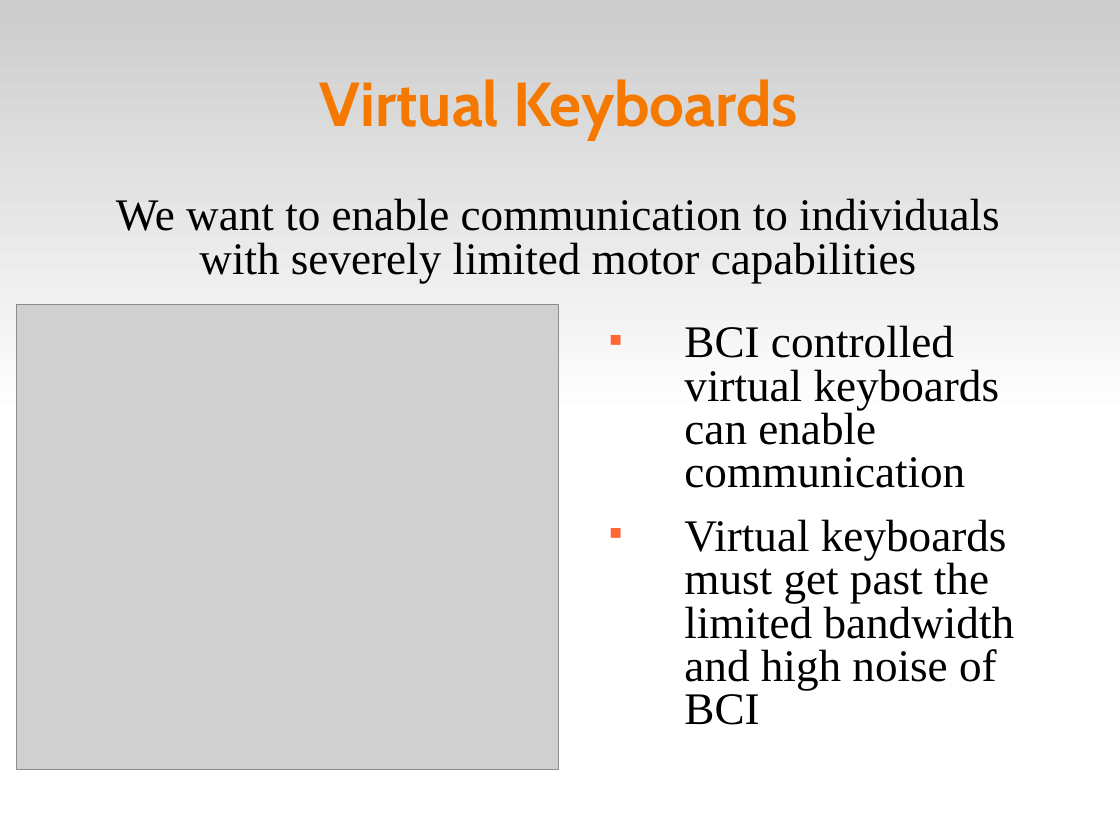
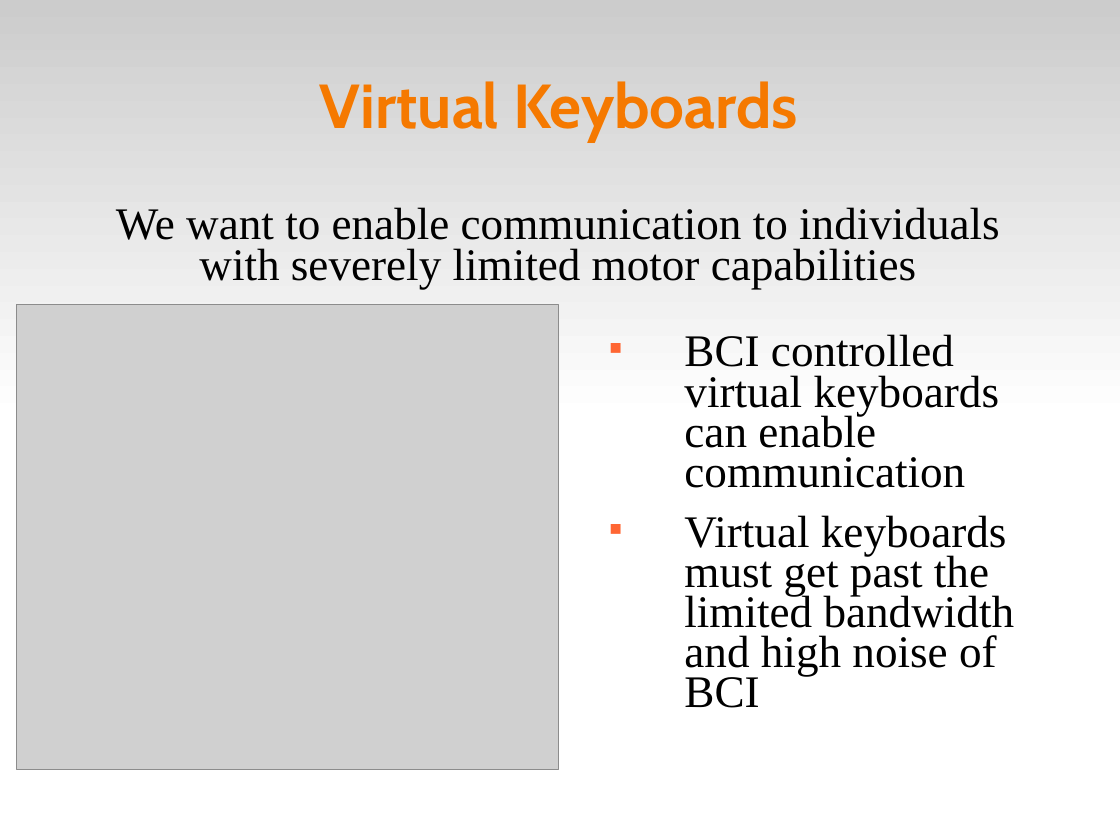
Before and after one commit to abdullah38rcc/BCI-Virtual-Keyboard, a slide deck: slide 1 of master's/docs/virtKey.ppt. Drawn at 1120x840 pixels with LibreOffice and Linux fonts; fonts in the diff are those of the drawing; grey boxes stand for pictures. Boxes give left, top, right and bottom in pixels: in the first picture for what was removed or moved away, otherwise in the second. Text is boxed around its words. In the diff, an @@ line names an element or a change of style, - is before the commit and + after.

```diff
--- a/master's/docs/virtKey.ppt
+++ b/master's/docs/virtKey.ppt
@@ title "Virtual Keyboards" at [320,81,798,142]: line spacing 0.94 to 0.92 @@
@@ text "We want to enable communication ..." at [116,207,1000,289]: line spacing 0.8 to 0.74 @@
@@ text "BCI controlled virtual keyboards can ..." at [684,334,1015,708]: line spacing 0.8 to 0.74 @@
```
Also in this commit, not shown: 17 other slides changed, 1 other file.
